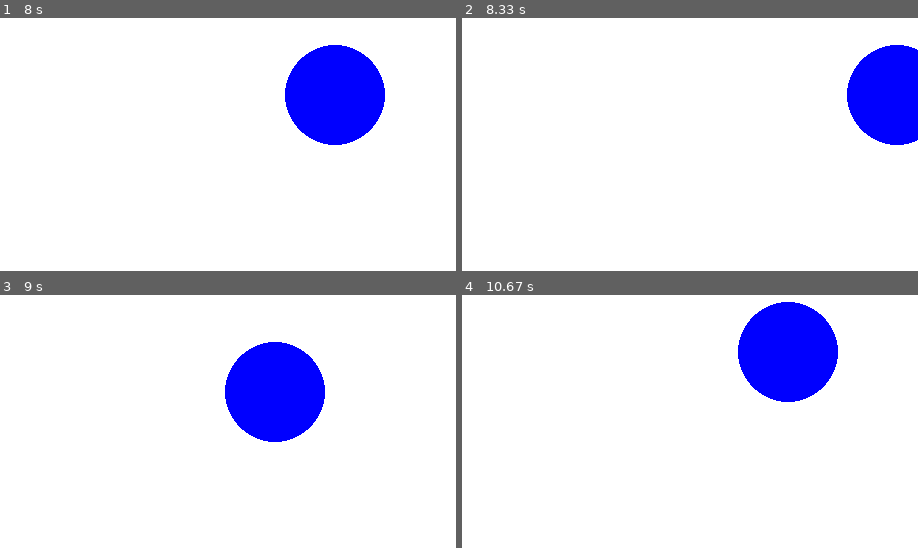
Above: before the commit, frames 1-4 (two rows, left to right).
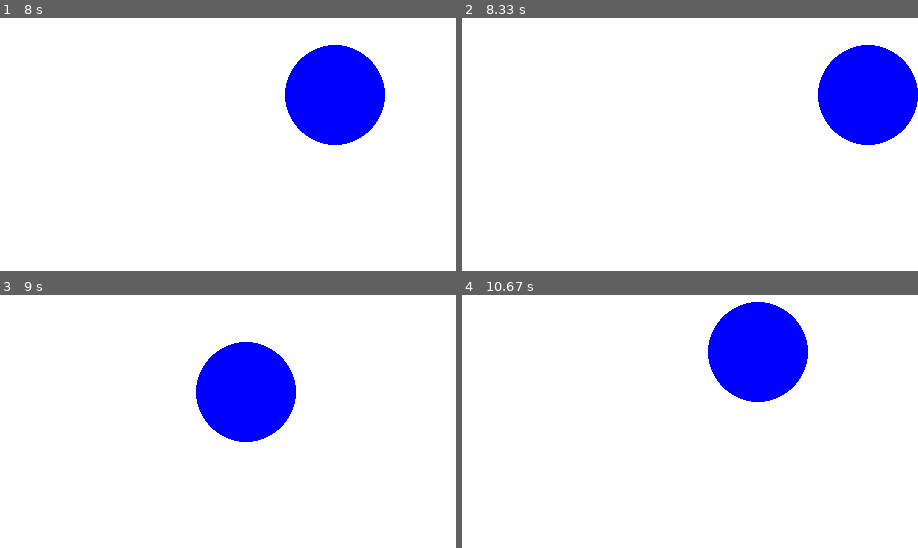
Above: after the commit, the same moments.

Repository: binaerverkehr/pygamece-tutorial
Game: pygame game, started from main.py
Same seed, same stepped clock (60 frames per second), same inputs: the game is played once before the commit and once after it.
Inputs:
- Up to frame 1 (8 s): hold W 0.33-0.8 s; hold D 0.83-1.47 s; hold S 1.5-1.87 s; hold A 1.9-2.37 s; hold D 2.4-2.87 s; hold W 2.9-3.2 s; hold D 3.23-3.7 s; hold A 3.73-4.27 s; hold S 4.3-4.6 s; hold A 4.63-5.03 s; hold W 5.07-5.43 s; hold D 5.47-6.1 s; hold S 6.13-6.5 s; hold A 6.53-7 s; hold D 7.03-7.5 s; hold W 7.53-7.83 s; hold D from 7.87 s (still down)
- Up to frame 2 (8.33 s): keep holding D
- Up to frame 3 (9 s): release D at 8.33 s; hold A 8.37-8.9 s; hold S from 8.93 s (still down)
- Up to frame 4 (10.67 s): release S at 9.23 s; hold A 9.27-9.67 s; hold W 9.7-10.07 s; hold D from 10.1 s (still down)

Frame 1 is identical in both runs. In frame 2, 3.3% of the frame differs, in the area x 78-100%, y 10-51%; in frame 3, 5.0%; in frame 4, 5.1%, in the area x 53-83%, y 2-43%.

Commit message:
Fenstergrenzen

Diff:
--- a/main.py
+++ b/main.py
@@ -2,11 +2,15 @@
 
 pygame.init()
 
-window = pygame.display.set_mode((800, 600))
+WINDOW_WIDTH = 800
+WINDOW_HEIGHT = 600
+
+window = pygame.display.set_mode((WINDOW_WIDTH, WINDOW_HEIGHT))
 x = window.get_width() / 2
 y = window.get_height() / 2
 clock = pygame.time.Clock()
 speed = 300
+radius = 50
 
 running = True
 while running:
@@ -28,9 +32,18 @@
     if keys[pygame.K_d]:
         x += movement
 
+    if x + radius > WINDOW_WIDTH:
+        x = WINDOW_WIDTH - radius
+    if x - radius < 0:
+        x = radius
+    if y - radius < 0:
+        y = radius
+    if y + radius > WINDOW_HEIGHT:
+        y = WINDOW_HEIGHT - radius
+
     window.fill("white")
 
-    pygame.draw.circle(window, "blue", (x, y), 50)
+    pygame.draw.circle(window, "blue", (x, y), radius)
 
     pygame.display.flip()
 
Binary file removed: delta-time-mindmap.png
Binary file added: image.png
